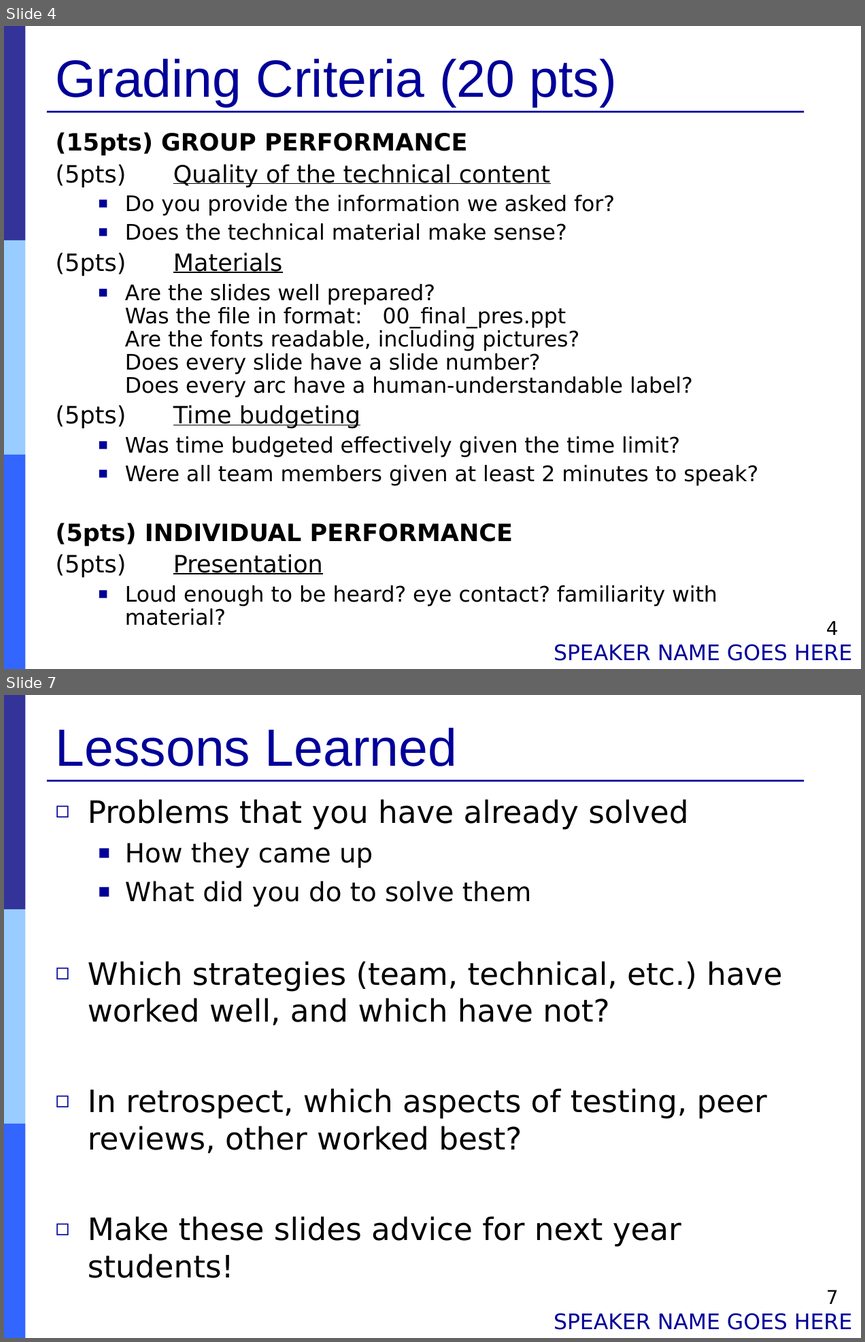
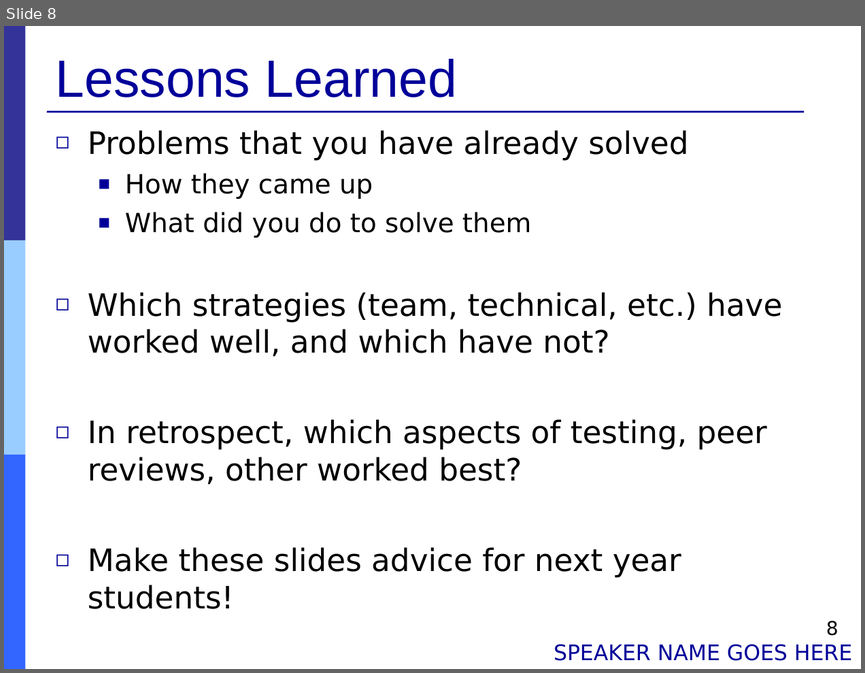
Before and after one commit to Muliang/18649, a slide deck: logs/09_final_pres.ppt. Shown one above the other, each under a label of ours: slides 4 and 7 before the commit, slide 8 after it; the slides between them are not shown. The pictures are 865x1342 and 865x673 pixels, drawn with LibreOffice and Linux fonts; fonts in the diff are those of the drawing. Boxes give left, top, right and bottom in pixels: in the first picture for what was removed or moved away, otherwise in the second. Text is boxed around its words. In the diff, an @@ line names an element or a change of style, - is before the commit and + after.

```diff
--- a/logs/09_final_pres.ppt
+++ b/logs/09_final_pres.ppt
@@ slide 4 removed at box(4, 26, 861, 669), background #FFFFFF; not listed: 4 template elements that a slide beside it also shows @@
@@ title removed at box(56, 59, 617, 107) @@
-Grading Criteria (20 pts)
@@ text removed at box(56, 132, 758, 625) @@
-(15pts) GROUP PERFORMANCE
-(5pts) Quality of the technical content
-  ■ Do you provide the information we asked for?
-  ■ Does the technical material make sense?
-(5pts) Materials
-  ■ Are the slides well prepared?
-    Was the file in format: 00_final_pres.ppt
-    Are the fonts readable, including pictures?
-    Does every slide have a slide number?
-    Does every arc have a human-understandable label?
-(5pts) Time budgeting
-  ■ Was time budgeted effectively given the time limit?
-  ■ Were all team members given at least 2 minutes to speak?
-(5pts) INDIVIDUAL PERFORMANCE
-(5pts) Presentation
-  ■ Loud enough to be heard? eye contact? familiarity with material?
@@ page number removed at box(826, 620, 838, 635) @@
-4
@@ text removed at box(553, 643, 852, 660) @@
-SPEAKER NAME GOES HERE
@@ what was slide 7 is now slide 8 @@
@@ page number at box(826, 620, 838, 635): text changed @@
-7
+8
```
Also in this commit, not shown: 3 slides changed, 4 slides added, 2 other slides removed, 3 other files.
